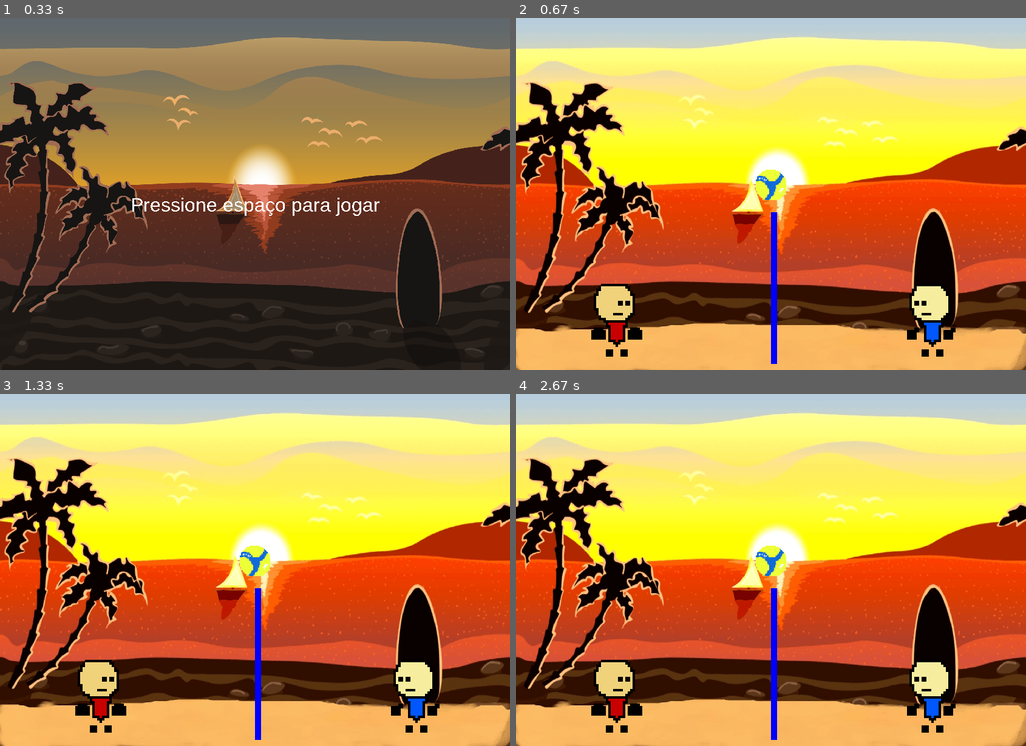
Above: before the commit, frames 1-4 (two rows, left to right).
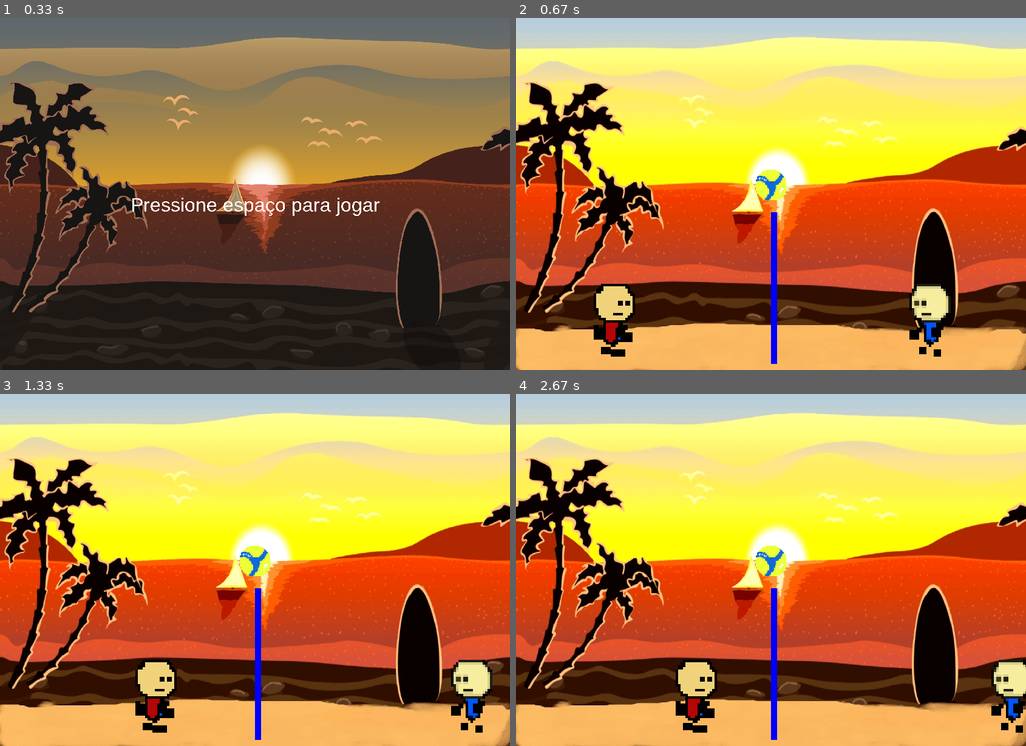
Above: after the commit, the same moments.

Repository: luiskeyd/volei-pygame
Game: pygame game, started from jogo.py
Two runs of this game, one before a commit and one after it. Both use one fixed random seed, a clock stepped at 60 frames per second and the inputs below.
Inputs:
- Up to frame 1 (0.33 s): no input
- Up to frame 2 (0.67 s): tap Space at 0.33 s
- Up to frame 3 (1.33 s): hold D 0.67-1.13 s; hold Right 0.67-1.13 s; hold Right from 1.17 s (still down); hold D from 1.17 s (still down)
- Up to frame 4 (2.67 s): release Right at 1.63 s; release D at 1.63 s; hold Right 1.67-2.13 s; hold D 1.67-2.13 s; hold Left from 2.17 s (still down); hold A from 2.17 s (still down)

Frame 1 is identical in both runs. In frame 2, 0.9% of the frame differs, in the area x 14-87%, y 75-97%; in frame 3, 4.6%, in the area x 14-97%, y 75-97%; in frame 4, 4.5%.

Commit message:
finalmente eles se movem

Diff:
--- a/constantes.py
+++ b/constantes.py
@@ -23,11 +23,14 @@
 VELOCIDADE_ATAQUE = 8
 
 #frames
-FPS = 60
+FPS = 30
 
 #posiçao dos jogadores
 X_JOGADOR1 = 100
 Y_JOGADOR1 = 430
+
+X_JOGADOR2 = 620
+Y_JOGADOR2 = 430
 
 #fonte
 FONTE = 'arial'
--- a/jogo.py
+++ b/jogo.py
@@ -10,34 +10,38 @@
 
     def __init__(self):
         #criando a tela do jogo
-        pygame.init()
-        pygame.mixer.init()
+        pygame.init() # iniciando o jogo
+        pygame.mixer.init() # musica pro jogo
         self.tela = pygame.display.set_mode((constantes.LARGURA, constantes.ALTURA))
         pygame.display.set_caption(constantes.TITULO_DO_JOGO)
-        self.relogio = pygame.time.Clock()
-        self.esta_rodando = True
+        self.relogio = pygame.time.Clock() # fps do jogo
+        self.esta_rodando = True # jogo aberto
         self.fonte=pygame.font.match_font(constantes.FONTE)
         self.carregar_arquivos()
 
 
     def novo_jogo(self):
         #inicializacao das sprites
-        self.todas_as_sprites = pygame.sprite.Group()
-        self.jogador1 = Jogador(1)
-        self.jogador2 = Jogador(2)
-        self.bola = Bola()
+        self.todas_as_sprites = pygame.sprite.Group() # carrega todas as sprites
+        self.jogador1 = Jogador(1) # sprites do jogador 1
+        self.jogador2 = Jogador(2) # sprites do jogador 2
+        self.bola = Bola() # sprite da bola
         self.todas_as_sprites.add(self.bola)
         self.todas_as_sprites.add(self.jogador1)
-        self.todas_as_sprites.add(self.jogador2)
+        self.todas_as_sprites.add(self.jogador2) # add de todas as sprites na lista
         self.rodar()
 
 
     def rodar(self):
         #loop do jogo
         self.jogando = True
-        while self.jogando:
+        while self.jogando: #inicializa o loop
             self.relogio.tick(constantes.FPS)
             self.eventos()
+            self.jogador1.movimento(1)
+            self.jogador1.andar()
+            self.jogador2.movimento(2)
+            self.jogador2.andar()
             self.atualizar_sprites()
             self.desenhar_sprites()
 
@@ -50,6 +54,7 @@
                 if self.jogando:
                     self.jogando = False
                 self.esta_rodando = False
+
 
 
     def atualizar_sprites(self):
@@ -151,6 +156,9 @@
             self.rect= self.image.get_rect()
             self.rect.topleft = constantes.X_JOGADOR1, constantes.Y_JOGADOR1
             self.animar= False
+            self.posicao_x1 = constantes.X_JOGADOR1
+            self.rect.x = self.posicao_x1
+
         else:
             self.sprites = []
             self.sprites.append(pygame.image.load('imagens/jogador2_andando.1 (1).png'))
@@ -164,6 +172,21 @@
             self.rect = self.image.get_rect()
             self.rect.topleft = 620, 430
             self.animar = False
+            self.posicao_x2 = constantes.X_JOGADOR2
+            self.rect.x = self.posicao_x2
+
+    def movimento(self, esquerda):
+        teclas_pressionadas = pygame.key.get_pressed()
+        if esquerda ==1:
+            if teclas_pressionadas[pygame.K_d]:
+                self.rect.x +=5
+            if teclas_pressionadas[pygame.K_a]:
+                self.rect.x -=5
+        else:
+            if teclas_pressionadas[pygame.K_RIGHT]:
+                self.rect.x +=5
+            if teclas_pressionadas[pygame.K_LEFT]:
+                self.rect.x -=5
 
 
     def update(self):
